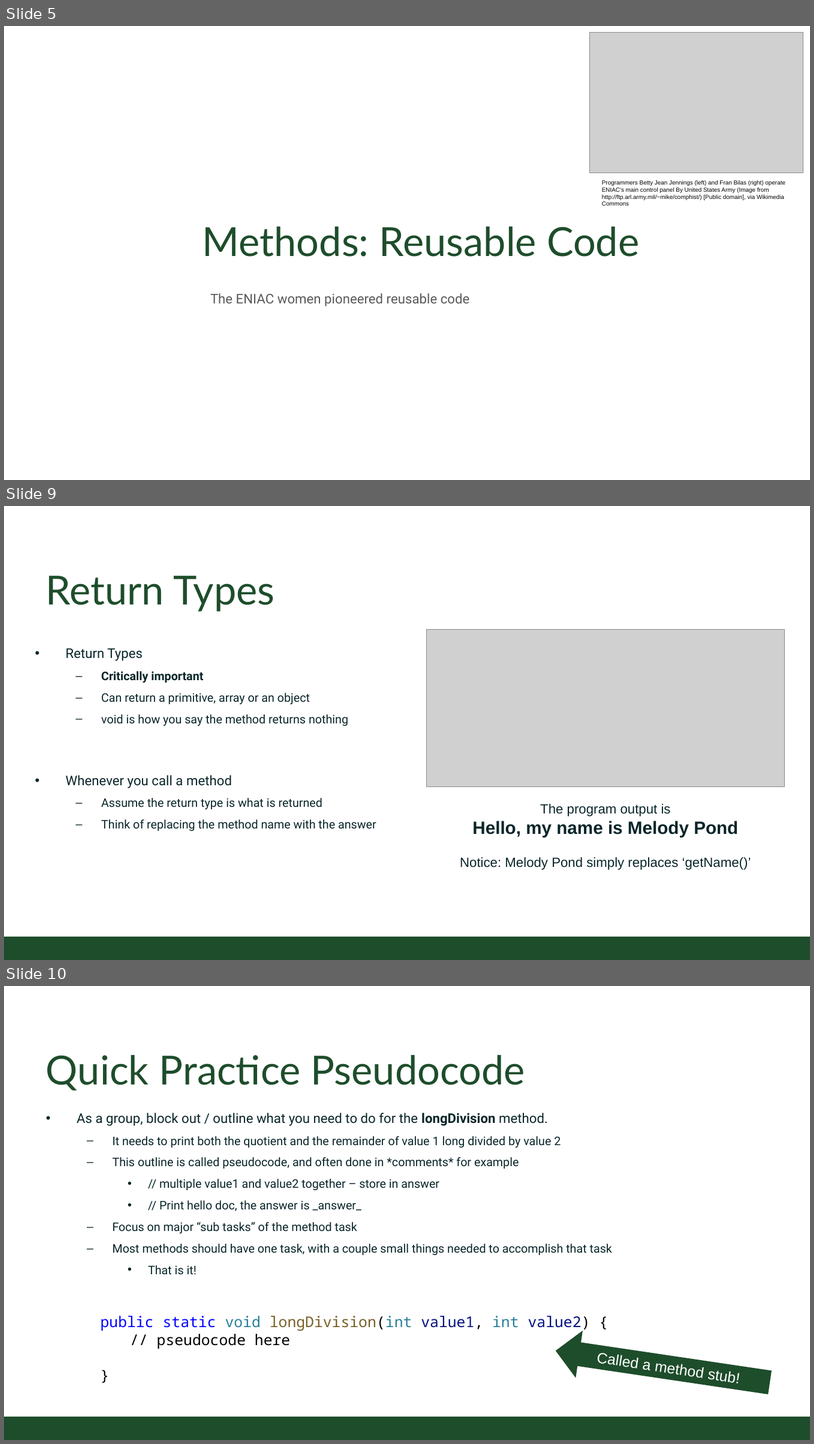
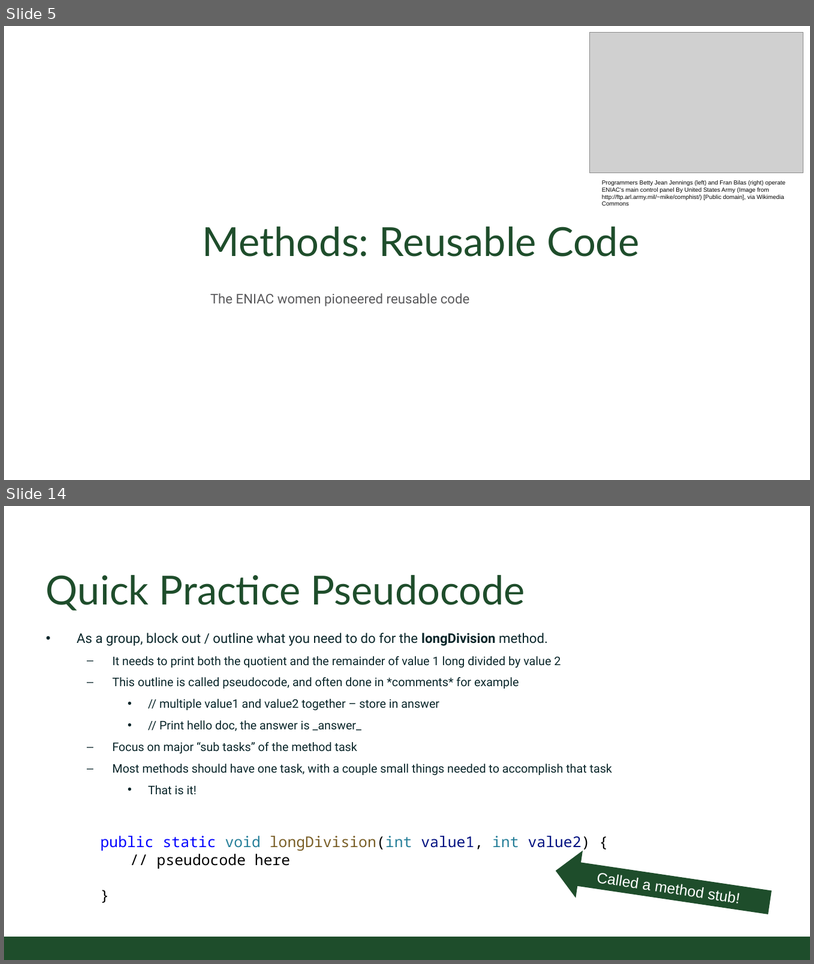
Before and after one commit to CSU-CompSci-CS163-4/Handouts, a slide deck: slides/On-Campus/02_02_ObjectsMethods.pptx. Shown one above the other, each under a label of ours: slides 5, 9 and 10 before the commit, slides 5 and 14 after it; the slides between them are not shown. The pictures are 814x1444 and 814x964 pixels, drawn with LibreOffice and Linux fonts; fonts in the diff are those of the drawing; grey boxes stand for pictures; background and template pictures are left out. Boxes give left, top, right and bottom in pixels: in the first picture for what was removed or moved away, otherwise in the second. Text is boxed around its words. In the diff, an @@ line names an element or a change of style, - is before the commit and + after.

Commit message:
Methods and Objects Lecture updated

```diff
--- a/slides/On-Campus/02_02_ObjectsMethods.pptx
+++ b/slides/On-Campus/02_02_ObjectsMethods.pptx
@@ slide 9 removed at <box>4,506,810,960</box>, background #FFFFFF; not listed: 1 template element that a slide beside it also shows @@
@@ title removed at <box>46,576,275,612</box> @@
-Return Types
@@ picture removed at <box>426,629,785,786</box> @@
@@ text removed at <box>66,648,377,831</box> @@
-• Return Types
-  – Critically important
-  – Can return a primitive, array or an object
-  – void is how you say the method returns nothing
-• Whenever you call a method
-  – Assume the return type is what is returned
-  – Think of replacing the method name with the answer
@@ text removed at <box>460,804,752,870</box> @@
-The program output is
-Hello, my name is Melody Pond
-Notice: Melody Pond simply replaces ‘getName()’
@@ what was slide 10 is now slide 14 @@
```
Also in this commit, not shown: 5 slides changed, 10 slides added, 4 other slides removed.
